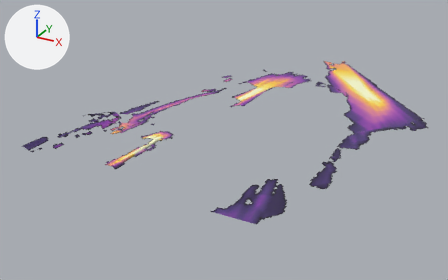
What one commit did to the glTF model heat_overlay_midnight.glb.
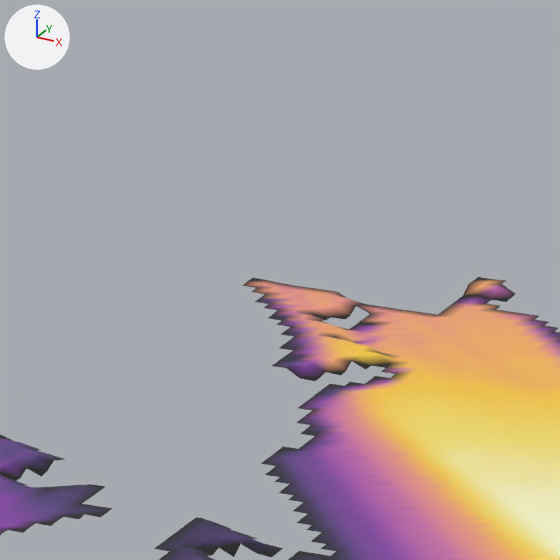
Old and new are each drawn whole from a camera (50 mm lens) standing at (672.0, -1891.0, 563.0) and looking at (-17.0, -638.0, -63.0) and again close up on the part from 67% to 78% of the width and 13% to 30% of the height. Lighting does not change. The marker at upper left points along +X, +Y and +Z. The older version's two pictures come first. Vertices at exactly the same position are counted once.

Objects in the first close-up: 'overlay'.
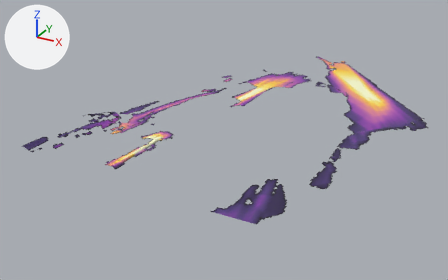
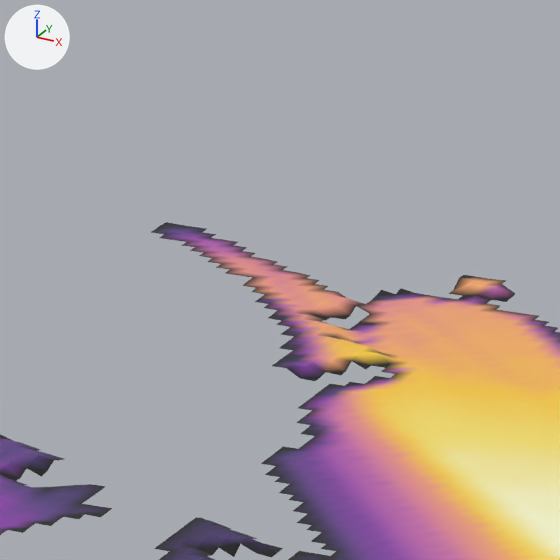
What differs and where, as boxes (x1, y1, x2, y2) in the close-ups (560 x 560 px):
'overlay', reshaped
    before: (0, 277, 560, 560)
    after: (0, 222, 560, 560)
part 1 of me_overlay, added
    after: (151, 222, 477, 315)
part 2 of me_overlay, recoloured
    both: (249, 277, 492, 318)

What the commit changed:
me_overlay is used by ob_overlay; location (0.0, 0.0, 0.0).
me_overlay had 10551 vertices, 18732 faces and spanned x -283.0..441.0, y -1056.0..-44.0, z 1.0..30.0.
me_overlay now has 10651 vertices, 18890 faces and spans x -283.0..441.0, y -1056.0..-36.0, z 1.0..30.0.
Part 1, on me_overlay:
50 vertices are added at x -7.0..33.0, y -72.0..-36.0, z 3.0..4.0.
11 new vertices lie (0.0, 4.0, 0.0) away from vertices in x 33.0..81.0, y -76.0, z 1.0..3.0.
10 new vertices lie (0.0, 4.0, 0.0) away from vertices in x 33.0..81.0, y -72.0, z 1.0..3.0.
9 new vertices lie (0.0, 4.0, 0.0) away from vertices in x 33.0..81.0, y -68.0, z 1.0..3.0.
8 new vertices lie (-4.0, 0.0, 0.0) away from vertices in x 33.0..85.0, y -76.0..-44.0, z 1.0..3.0.
7 new vertices lie (0.0, 4.0, 0.0) away from vertices in x 29.0..81.0, y -64.0..-56.0, z 1.0..3.0.
5 new vertices lie (-4.0, 0.0, 0.0) away from vertices in x 29.0, y -76.0..-60.0, z 3.0.
158 new faces join them.
me_overlay part 2: 33 kept faces spanning x 33.0..89.0, y -80.0..-44.0, z 1.0..3.0 get new vertex colours.
